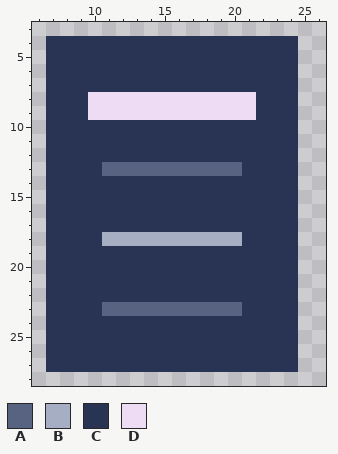
Two states of a pixel-art file, game/assets/source/original_procedural/run_record.aseprite. The picture above was drawn from the file before the commit.
32x32 pixels, 1 frame. Shown: x 6..26, y 3..28.
Palette (. is transparent): A #586381  B #a5aec3  C #293354  D #eedcf4
Pixels before, first column x 7:
 4 CCCCCCCCCCCCCCCCCC
 5 CCCCCCCCCCCCCCCCCC
 6 CCCCCCCCCCCCCCCCCC
 7 CCCCCCCCCCCCCCCCCC
 8 CCCDDDDDDDDDDDDCCC
 9 CCCDDDDDDDDDDDDCCC
10 CCCCCCCCCCCCCCCCCC
11 CCCCCCCCCCCCCCCCCC
12 CCCCCCCCCCCCCCCCCC
13 CCCCAAAAAAAAAACCCC
14 CCCCCCCCCCCCCCCCCC
15 CCCCCCCCCCCCCCCCCC
16 CCCCCCCCCCCCCCCCCC
17 CCCCCCCCCCCCCCCCCC
18 CCCCBBBBBBBBBBCCCC
19 CCCCCCCCCCCCCCCCCC
20 CCCCCCCCCCCCCCCCCC
21 CCCCCCCCCCCCCCCCCC
22 CCCCCCCCCCCCCCCCCC
23 CCCCAAAAAAAAAACCCC
24 CCCCCCCCCCCCCCCCCC
25 CCCCCCCCCCCCCCCCCC
26 CCCCCCCCCCCCCCCCCC
27 CCCCCCCCCCCCCCCCCC
The result:
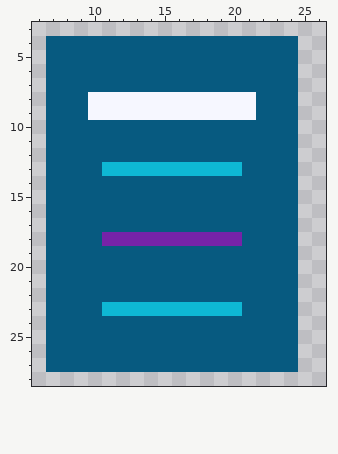
The edit:
Colour A changes from #586381 to #0eb8d4.
Colour B changes from #a5aec3 to #7623a8.
Colour C changes from #293354 to #075a80.
Colour D changes from #eedcf4 to #f6f7ff.
Changed places in both pictures, as pixel boxes (x1, y1, x2, y2):
changed: (46, 36, 298, 372)
